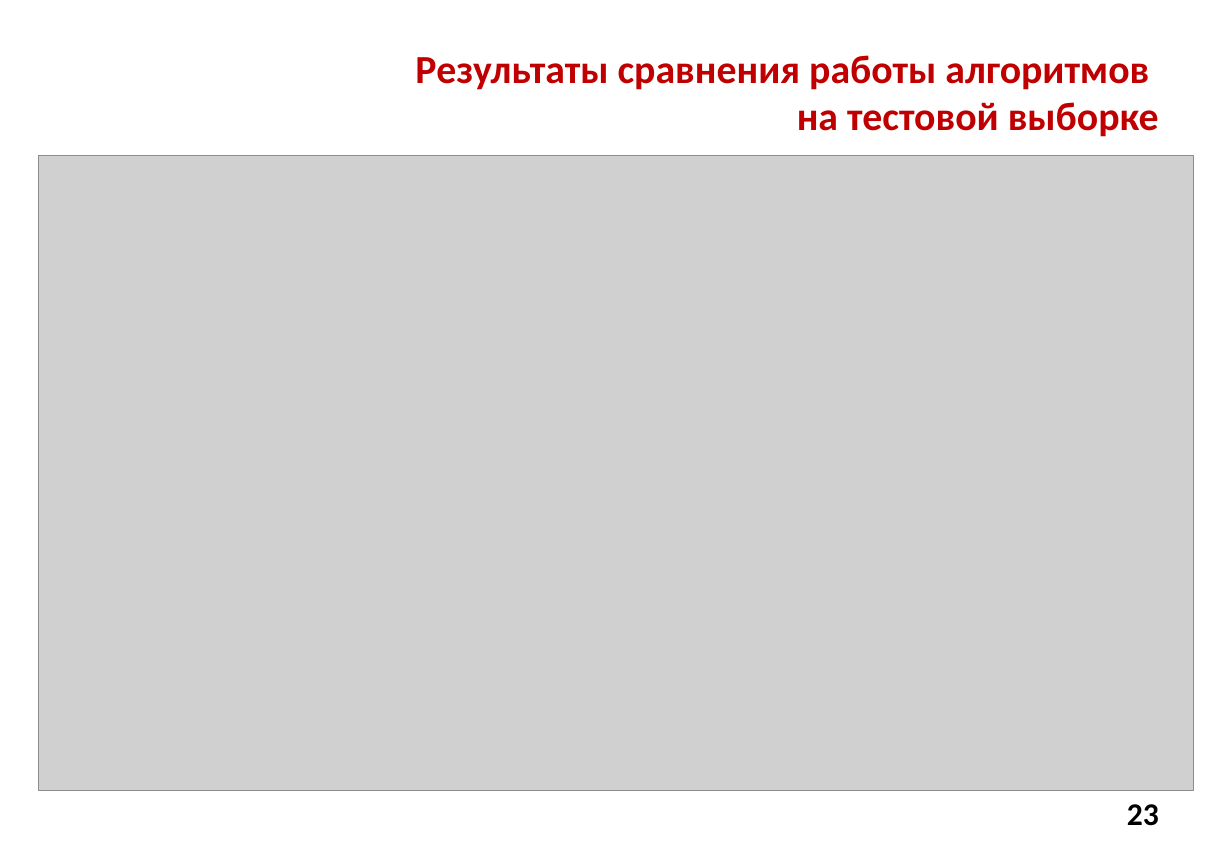
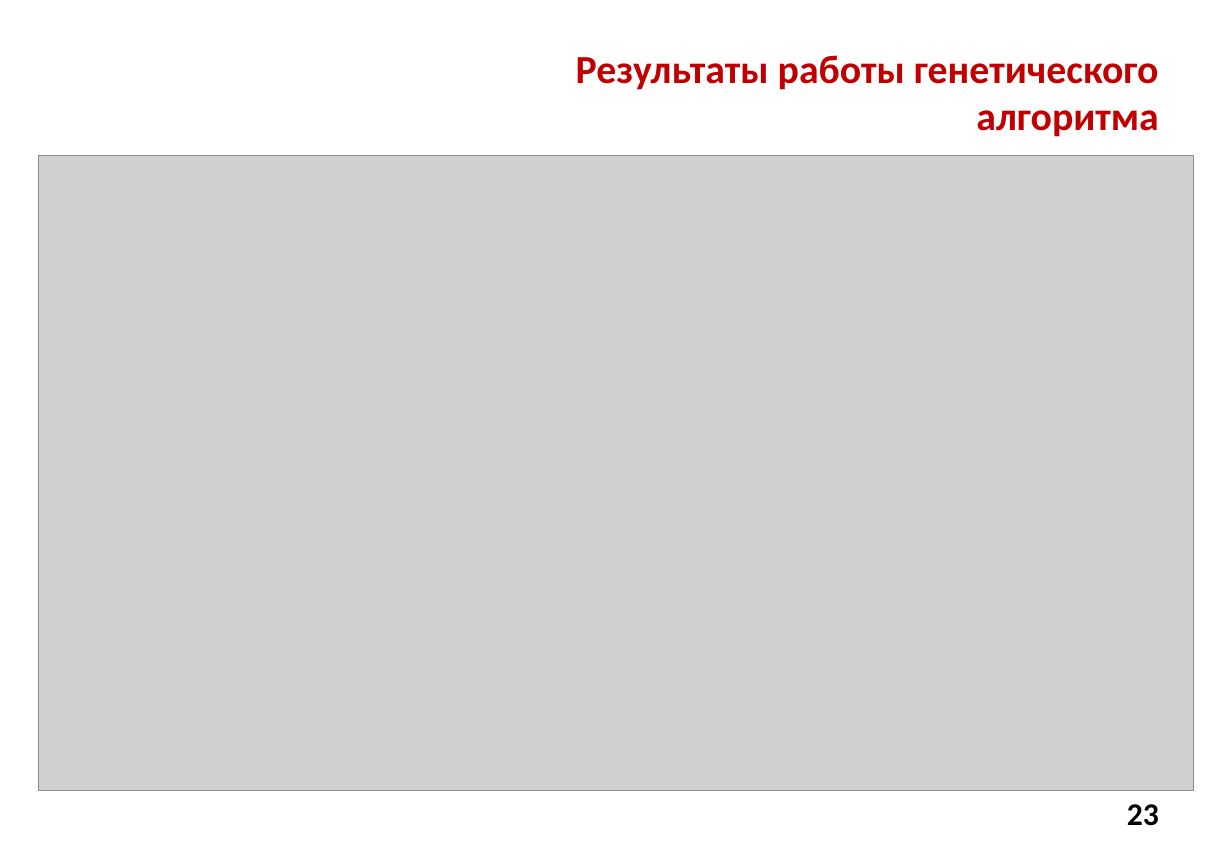
Before and after one commit to Alex-made/diplom, a slide deck: slide 23 of Презентация/Презентация диплома.pptx. Drawn at 1232x853 pixels with LibreOffice and Linux fonts; fonts in the diff are those of the drawing; grey boxes stand for pictures; background and template pictures are left out. Boxes give left, top, right and bottom in pixels: in the first picture for what was removed or moved away, otherwise in the second. Text is boxed around its words. In the diff, an @@ line names an element or a change of style, - is before the commit and + after.

```diff
--- a/Презентация/Презентация диплома.pptx
+++ b/Презентация/Презентация диплома.pptx
@@ title at bbox=[576, 55, 1159, 137]: text changed @@
-Результаты сравнения работы алгоритмов
-на тестовой выборке
+Результаты работы генетического алгоритма
```
Also in this commit, not shown: 4 other slides changed, 1 other file.
